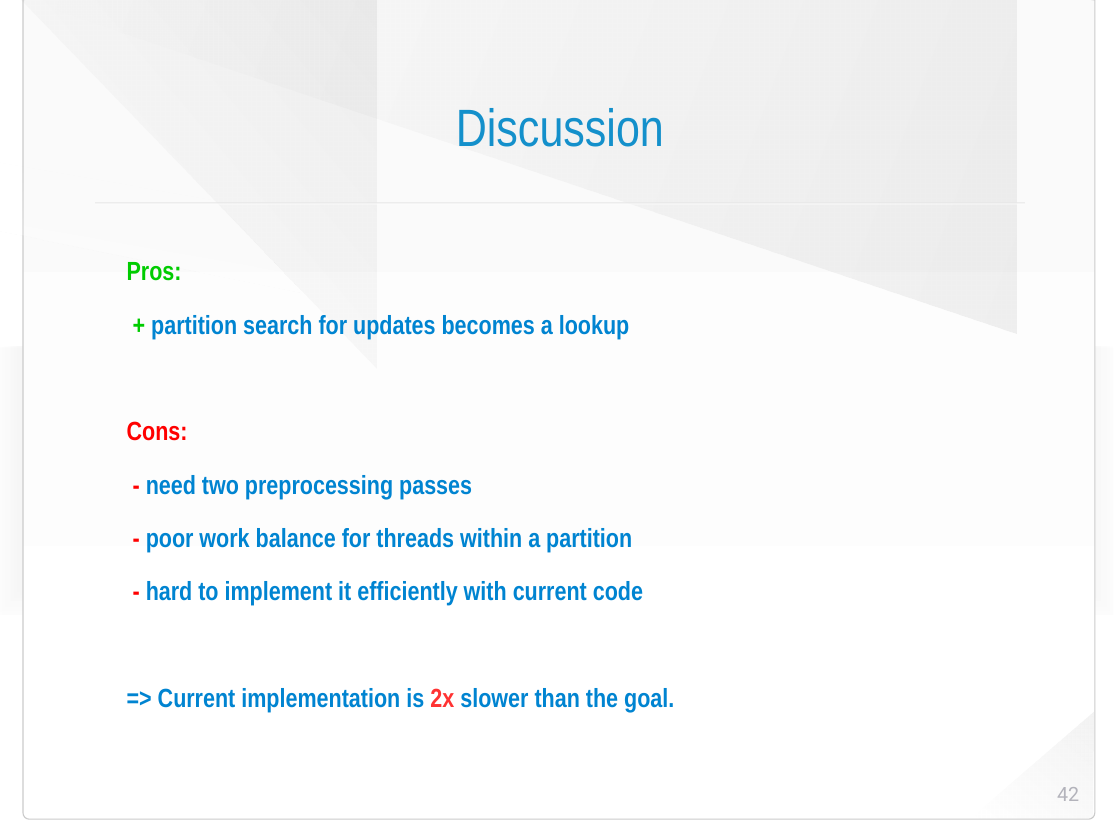
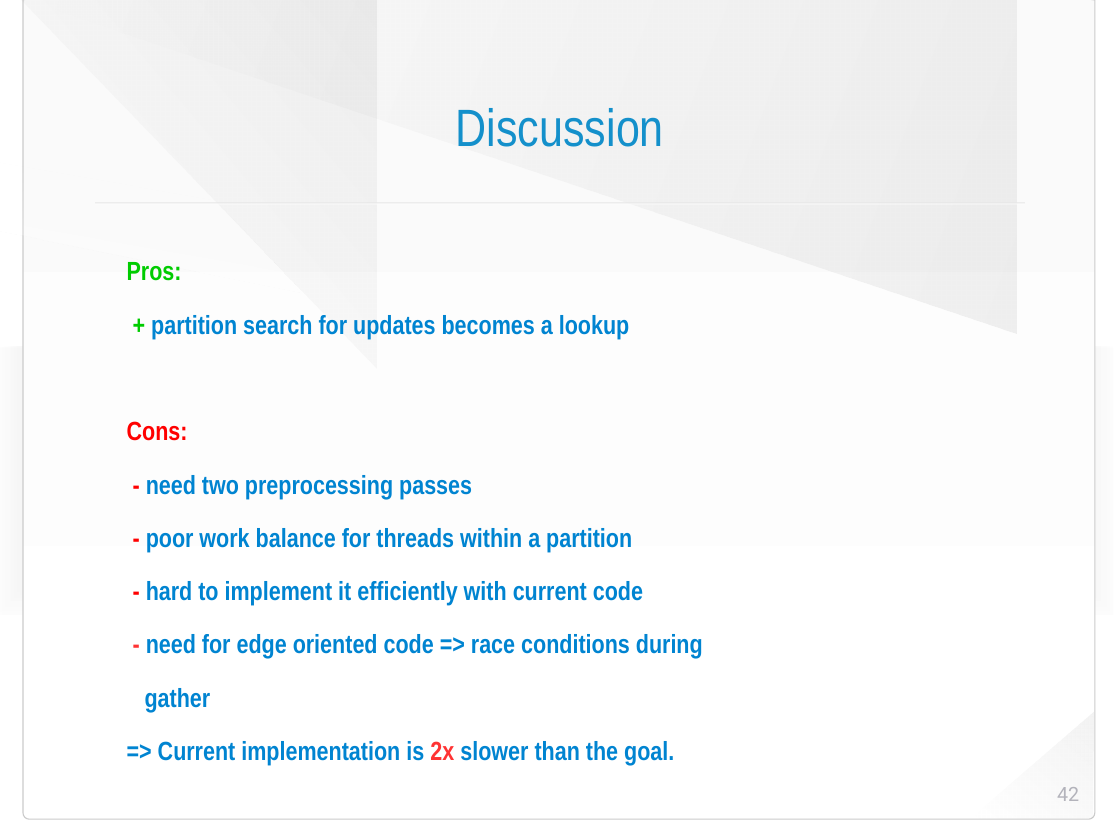
Before and after one commit to HaprianVlad/chaos, a slide deck: slide 42 of presentation.odp. Drawn at 1120x840 pixels with LibreOffice and Linux fonts; fonts in the diff are those of the drawing; background and template pictures are left out. Boxes give left, top, right and bottom in pixels: in the first picture for what was removed or moved away, otherwise in the second. Text is boxed around its words. In the diff, an @@ line names an element or a change of style, - is before the commit and + after.

Commit message:
work on mesure presentation

```diff
--- a/presentation.odp
+++ b/presentation.odp
@@ text at (x1=145, y1=634, x2=703, y2=712): paragraphs added @@
+- need for edge oriented code => race conditions during
+gather
```
